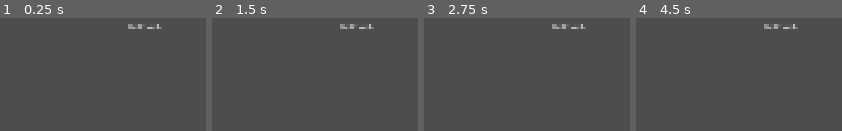
Above: before the commit, frames 1-4 (left to right).
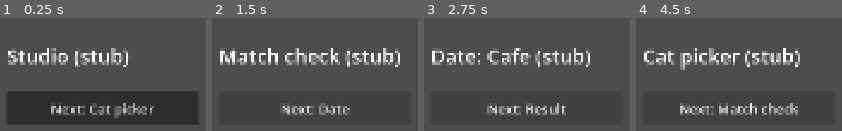
Above: after the commit, the same moments.

Repository: aruorg/pawfect-match-game
Game: Godot game, scene res://main.tscn
Same seed, same stepped clock (60 frames per second), same inputs: the game is played once before the commit and once after it.
Inputs (mouse positions are in pixels of both pictures, inside the frame that each line leads up to):
- Up to frame 1 (0.25 s): no input
- Up to frame 2 (1.5 s): click (315, 108) at 0.5 s, where only the run after the commit has a clickable "Next: Cat picker"; click (315, 108) at 1.25 s, where only the run after the commit has a clickable "Next: Match check"
- Up to frame 3 (2.75 s): click (527, 108) at 2 s, where only the run after the commit has a clickable "Next: Date"
- Up to frame 4 (4.5 s): click (739, 108) at 2.75 s, where only the run after the commit has a clickable "Next: Result"; click (739, 108) at 3.5 s, where only the run after the commit has a clickable "Back to studio"; click (739, 108) at 4.25 s, where only the run after the commit has a clickable "Next: Cat picker"

The runs differ from the first frame. In frame 1, 31% of the frame differs, in the area x 3-97%, y 5-95%; in frame 2, 7.7%; in frame 3, 6.7%; in frame 4, 8.2%.

Commit message:
Add lofi prototype foundation: assets, cat data and stub screens
Co-Authored-By: Claude Fable 5.2 <noreply@anthropic.com>

Diff:
--- a/main.tscn
+++ b/main.tscn
@@ -1,6 +1,9 @@
 [gd_scene format=3 uid="uid://dhqphomm53bmw"]
 
+[ext_resource type="Script" uid="uid://ca1ht1gmche3s" path="res://scripts/main.gd" id="1_main"]
+
 [node name="Node2D" type="Node2D" unique_id=1703149094]
+script = ExtResource("1_main")
 
 [node name="Label" type="Label" parent="." unique_id=1128634746]
 offset_left = 352.0
--- a/project.godot
+++ b/project.godot
@@ -15,6 +15,10 @@
 config/features=PackedStringArray("4.7", "GL Compatibility")
 config/icon="res://icon.svg"
 
+[autoload]
+
+GameState="*uid://o865jo0xr3jv"
+
 [display]
 
 window/size/viewport_width=1920
--- /dev/null
+++ b/scenes/cat_picker.tscn
@@ -0,0 +1,32 @@
+[gd_scene load_steps=2 format=3]
+
+[ext_resource type="Script" path="res://scripts/cat_picker.gd" id="1_script"]
+
+[node name="CatPicker" type="Control"]
+layout_mode = 3
+anchors_preset = 15
+anchor_right = 1.0
+anchor_bottom = 1.0
+grow_horizontal = 2
+grow_vertical = 2
+script = ExtResource("1_script")
+
+[node name="TitleLabel" type="Label" parent="."]
+layout_mode = 0
+offset_left = 60.0
+offset_top = 60.0
+offset_right = 1000.0
+offset_bottom = 140.0
+theme_override_font_sizes/font_size = 48
+text = "Cat picker (stub)"
+
+[node name="NextButton" type="Button" parent="."]
+layout_mode = 0
+offset_left = 60.0
+offset_top = 180.0
+offset_right = 520.0
+offset_bottom = 260.0
+theme_override_font_sizes/font_size = 32
+text = "Next: Match check"
+
+[connection signal="pressed" from="NextButton" to="." method="_on_next_button_pressed"]
--- /dev/null
+++ b/scenes/date.tscn
@@ -0,0 +1,32 @@
+[gd_scene load_steps=2 format=3]
+
+[ext_resource type="Script" path="res://scripts/date.gd" id="1_script"]
+
+[node name="Date" type="Control"]
+layout_mode = 3
+anchors_preset = 15
+anchor_right = 1.0
+anchor_bottom = 1.0
+grow_horizontal = 2
+grow_vertical = 2
+script = ExtResource("1_script")
+
+[node name="TitleLabel" type="Label" parent="."]
+layout_mode = 0
+offset_left = 60.0
+offset_top = 60.0
+offset_right = 1000.0
+offset_bottom = 140.0
+theme_override_font_sizes/font_size = 48
+text = "Date: Cafe (stub)"
+
+[node name="NextButton" type="Button" parent="."]
+layout_mode = 0
+offset_left = 60.0
+offset_top = 180.0
+offset_right = 520.0
+offset_bottom = 260.0
+theme_override_font_sizes/font_size = 32
+text = "Next: Result"
+
+[connection signal="pressed" from="NextButton" to="." method="_on_next_button_pressed"]
--- /dev/null
+++ b/scenes/match_check.tscn
@@ -0,0 +1,32 @@
+[gd_scene load_steps=2 format=3]
+
+[ext_resource type="Script" path="res://scripts/match_check.gd" id="1_script"]
+
+[node name="MatchCheck" type="Control"]
+layout_mode = 3
+anchors_preset = 15
+anchor_right = 1.0
+anchor_bottom = 1.0
+grow_horizontal = 2
+grow_vertical = 2
+script = ExtResource("1_script")
+
+[node name="TitleLabel" type="Label" parent="."]
+layout_mode = 0
+offset_left = 60.0
+offset_top = 60.0
+offset_right = 1000.0
+offset_bottom = 140.0
+theme_override_font_sizes/font_size = 48
+text = "Match check (stub)"
+
+[node name="NextButton" type="Button" parent="."]
+layout_mode = 0
+offset_left = 60.0
+offset_top = 180.0
+offset_right = 520.0
+offset_bottom = 260.0
+theme_override_font_sizes/font_size = 32
+text = "Next: Date"
+
+[connection signal="pressed" from="NextButton" to="." method="_on_next_button_pressed"]
--- /dev/null
+++ b/scenes/result.tscn
@@ -0,0 +1,32 @@
+[gd_scene load_steps=2 format=3]
+
+[ext_resource type="Script" path="res://scripts/result.gd" id="1_script"]
+
+[node name="Result" type="Control"]
+layout_mode = 3
+anchors_preset = 15
+anchor_right = 1.0
+anchor_bottom = 1.0
+grow_horizontal = 2
+grow_vertical = 2
+script = ExtResource("1_script")
+
+[node name="TitleLabel" type="Label" parent="."]
+layout_mode = 0
+offset_left = 60.0
+offset_top = 60.0
+offset_right = 1000.0
+offset_bottom = 140.0
+theme_override_font_sizes/font_size = 48
+text = "Date result (stub)"
+
+[node name="NextButton" type="Button" parent="."]
+layout_mode = 0
+offset_left = 60.0
+offset_top = 180.0
+offset_right = 520.0
+offset_bottom = 260.0
+theme_override_font_sizes/font_size = 32
+text = "Back to studio"
+
+[connection signal="pressed" from="NextButton" to="." method="_on_next_button_pressed"]
--- /dev/null
+++ b/scenes/studio.tscn
@@ -0,0 +1,32 @@
+[gd_scene load_steps=2 format=3]
+
+[ext_resource type="Script" path="res://scripts/studio.gd" id="1_script"]
+
+[node name="Studio" type="Control"]
+layout_mode = 3
+anchors_preset = 15
+anchor_right = 1.0
+anchor_bottom = 1.0
+grow_horizontal = 2
+grow_vertical = 2
+script = ExtResource("1_script")
+
+[node name="TitleLabel" type="Label" parent="."]
+layout_mode = 0
+offset_left = 60.0
+offset_top = 60.0
+offset_right = 1000.0
+offset_bottom = 140.0
+theme_override_font_sizes/font_size = 48
+text = "Studio (stub)"
+
+[node name="NextButton" type="Button" parent="."]
+layout_mode = 0
+offset_left = 60.0
+offset_top = 180.0
+offset_right = 520.0
+offset_bottom = 260.0
+theme_override_font_sizes/font_size = 32
+text = "Next: Cat picker"
+
+[connection signal="pressed" from="NextButton" to="." method="_on_next_button_pressed"]
--- /dev/null
+++ b/scripts/cat_data.gd
@@ -0,0 +1,37 @@
+class_name CatData
+extends RefCounted
+## The list of all cats in the game.
+##
+## Each cat is a Dictionary (a set of "key: value" pairs).
+## The values are placeholders taken from the design canvas.
+## Other scripts read the list with: CatData.CATS
+
+const CATS := [
+	{
+		"name": "Mochi",
+		"age": 14,
+		"personality": "Calm, loves long naps",
+		"traits": ["Lazy", "Foodie", "Shy"],
+		"likes": ["fish", "quiet places"],
+		"willingness": 70,
+		"image": "res://assets/cats/mochi.png",
+	},
+	{
+		"name": "Biscuit",
+		"age": 11,
+		"personality": "Playful show-off",
+		"traits": ["Energetic", "Chatty", "Foodie"],
+		"likes": ["fish", "loud music"],
+		"willingness": 40,
+		"image": "res://assets/cats/biscuit.png",
+	},
+	{
+		"name": "Pepper",
+		"age": 9,
+		"personality": "Grumpy but sweet",
+		"traits": ["Shy", "Tidy", "Bookish"],
+		"likes": ["books", "rainy days"],
+		"willingness": 55,
+		"image": "res://assets/cats/pepper.png",
+	},
+]
--- /dev/null
+++ b/scripts/cat_picker.gd
@@ -0,0 +1,6 @@
+extends Control
+## Cat picker screen. Stub for now: only a title and a button.
+
+
+func _on_next_button_pressed() -> void:
+	get_tree().change_scene_to_file("res://scenes/match_check.tscn")
--- /dev/null
+++ b/scripts/date.gd
@@ -0,0 +1,6 @@
+extends Control
+## Date screen (cafe). Stub for now: only a title and a button.
+
+
+func _on_next_button_pressed() -> void:
+	get_tree().change_scene_to_file("res://scenes/result.tscn")
--- /dev/null
+++ b/scripts/game_state.gd
@@ -0,0 +1,18 @@
+extends Node
+## Remembers things while the player moves between screens.
+##
+## This script is registered as an autoload named "GameState"
+## (Project Settings > Globals), so Godot loads it once at startup
+## and every screen can read and change the same values,
+## for example: GameState.cat_a = some_cat
+
+## The two cats the player picked. Empty until a pair is chosen.
+var cat_a: Dictionary = {}
+var cat_b: Dictionary = {}
+
+## Result of the last date: "Great", "Okay" or "Failed". Empty before any date.
+var last_outcome: String = ""
+
+## Rewards the player has collected so far.
+var treats: int = 0
+var xp: int = 0
--- /dev/null
+++ b/scripts/main.gd
@@ -0,0 +1,9 @@
+extends Node2D
+## Starting point of the game. For now it opens the studio right away.
+## Later this scene can become the title screen.
+
+
+func _ready() -> void:
+	# "call_deferred" waits until this scene has finished loading
+	# before switching, which Godot requires for scene changes here.
+	get_tree().change_scene_to_file.call_deferred("res://scenes/studio.tscn")
--- /dev/null
+++ b/scripts/match_check.gd
@@ -0,0 +1,6 @@
+extends Control
+## Match check screen. Stub for now: only a title and a button.
+
+
+func _on_next_button_pressed() -> void:
+	get_tree().change_scene_to_file("res://scenes/date.tscn")
--- /dev/null
+++ b/scripts/result.gd
@@ -0,0 +1,6 @@
+extends Control
+## Date result screen. Stub for now: only a title and a button.
+
+
+func _on_next_button_pressed() -> void:
+	get_tree().change_scene_to_file("res://scenes/studio.tscn")
--- /dev/null
+++ b/scripts/studio.gd
@@ -0,0 +1,6 @@
+extends Control
+## Studio hub screen. Stub for now: only a title and a button.
+
+
+func _on_next_button_pressed() -> void:
+	get_tree().change_scene_to_file("res://scenes/cat_picker.tscn")
Binary file added: assets/cats/biscuit.png
Not shown, added: assets/cats/biscuit.png.import
Binary file added: assets/cats/mochi.png
Not shown, added: assets/cats/mochi.png.import
Binary file added: assets/cats/pepper.png
Not shown, added: assets/cats/pepper.png.import
Binary file added: assets/studio/studio_background.png
Not shown, added: assets/studio/studio_background.png.import
Not shown, added: scripts/cat_data.gd.uid
Not shown, added: scripts/cat_picker.gd.uid
Not shown, added: scripts/date.gd.uid
Not shown, added: scripts/game_state.gd.uid
(and 4 more such lines)
